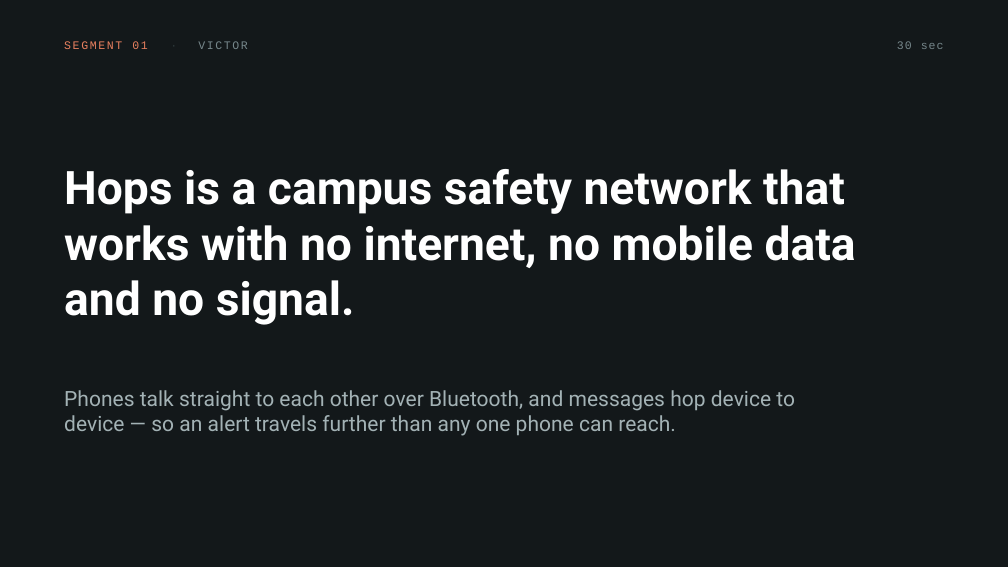
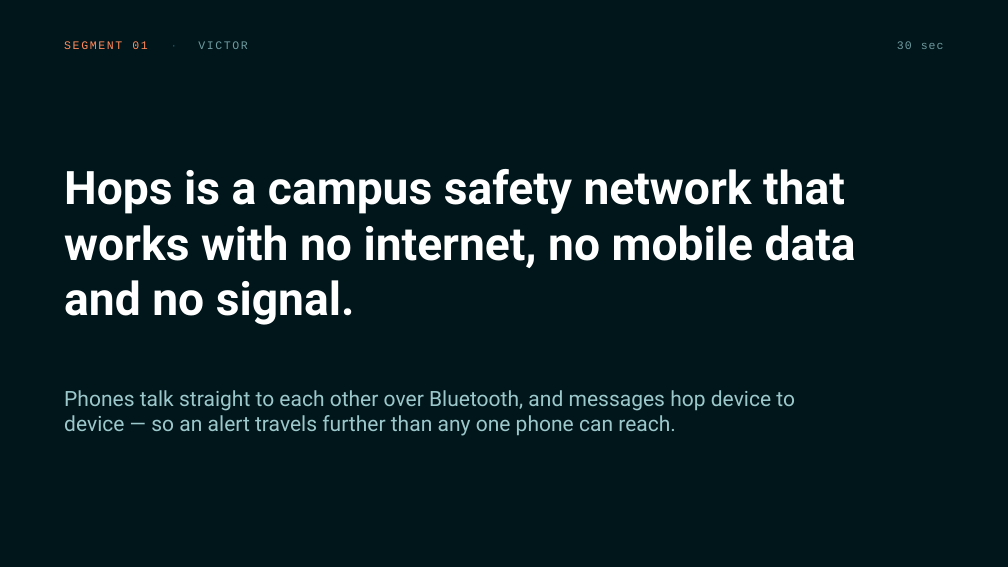
Before and after one commit to victorSam-Ehumadu/Hops_Project, a slide deck: slide 5 of docs/Group 18 Presentation.pptx. Drawn at 1008x567 pixels with LibreOffice and Linux fonts; fonts in the diff are those of the drawing. Boxes give left, top, right and bottom in pixels: in the first picture for what was removed or moved away, otherwise in the second. Text is boxed around its words. In the diff, an @@ line names an element or a change of style, - is before the commit and + after.

```diff
--- a/docs/Group 18 Presentation.pptx
+++ b/docs/Group 18 Presentation.pptx
@@ background #13181A to #00161A @@
@@ text "SEGMENT 01 · VICTOR" at [64,41,248,49]: text colour #E8805F to #FF8A5C in "SEGMENT 01"; text colour #2C3739 to #1C5059 in "·"; text colour #76878B to #6E9BA0 in "VICTOR" @@
@@ text "30 sec" at [897,41,944,49]: text colour #76878B to #6E9BA0 @@
@@ text "Phones talk straight to each ..." at [64,390,795,436]: text colour #A3B2B5 to #9CC8CC @@
```
Also in this commit, not shown: 31 other slides changed, 6 slides added, 1 slide removed, 1 other file.
